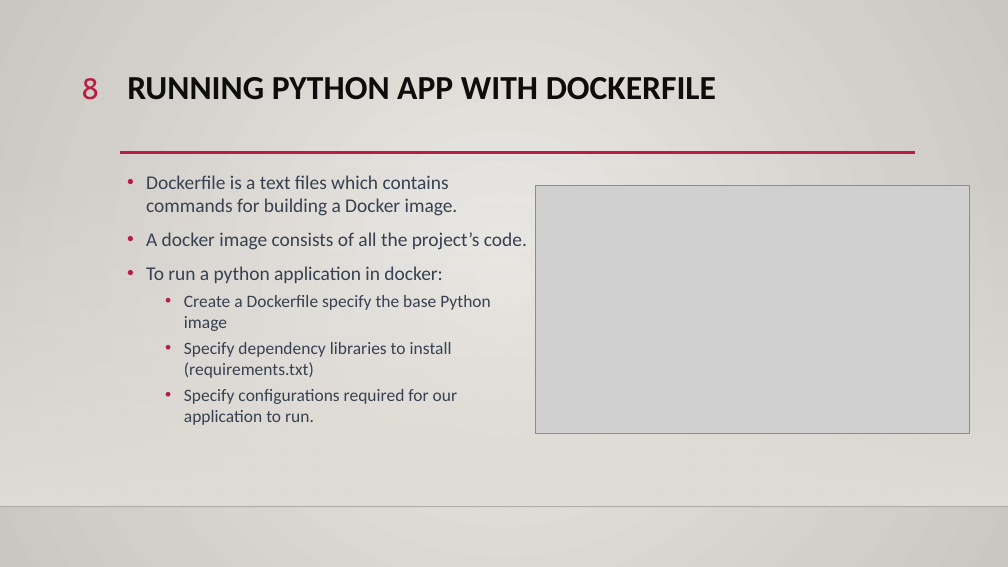
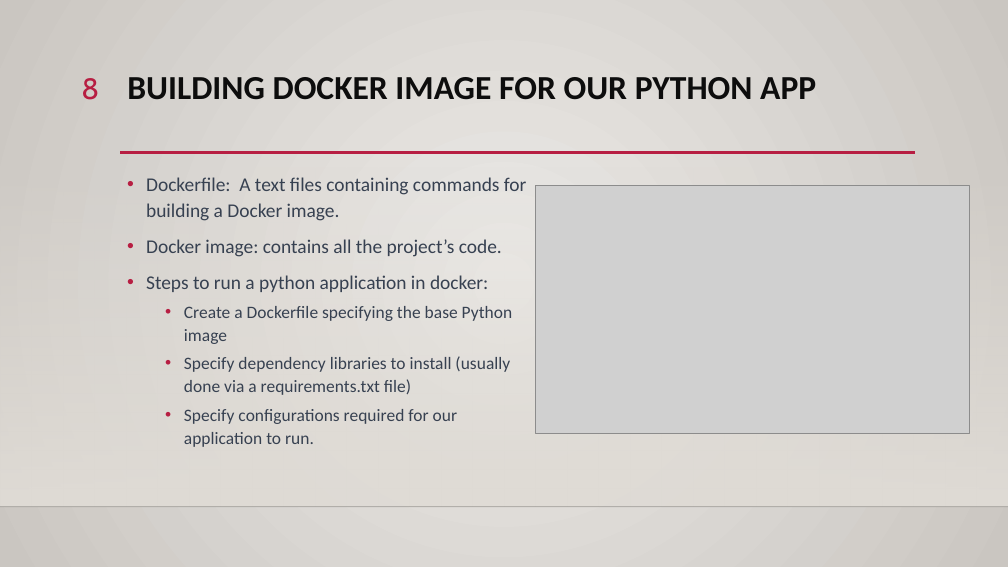
Before and after one commit to ddum-sutd/docker_workshop, a slide deck: slide 8 of Docker_workshop.pptx. Drawn at 1008x567 pixels with LibreOffice and Linux fonts; fonts in the diff are those of the drawing; grey boxes stand for pictures; background and template pictures are left out. Boxes give left, top, right and bottom in pixels: in the first picture for what was removed or moved away, otherwise in the second. Text is boxed around its words. In the diff, an @@ line names an element or a change of style, - is before the commit and + after.

Commit message:
updated ppt

```diff
--- a/Docker_workshop.pptx
+++ b/Docker_workshop.pptx
@@ title at box(127, 77, 816, 100): text changed @@
-RUNNING PYTHON APP WITH DOCKERFILE
+BUILDING DOCKER IMAGE FOR OUR PYTHON APP
@@ text at box(146, 177, 527, 395): text changed @@
-• Dockerfile is a text files which contains commands for building a Docker image.
-• A docker image consists of all the project’s code.
-• To run a python application in docker:
-  • Create a Dockerfile specify the base Python image
-  • Specify dependency libraries to install (requirements.txt)
+• Dockerfile: A text files containing commands for building a Docker image.
+• Docker image: contains all the project’s code.
+• Steps to run a python application in docker:
+  • Create a Dockerfile specifying the base Python image
+  • Specify dependency libraries to install (usually done via a requirements.txt file)
@@ text at box(184, 409, 457, 447): line spacing 1 to 1.1 @@
```
Also in this commit, not shown: 1 other slide changed, 1 other file.
